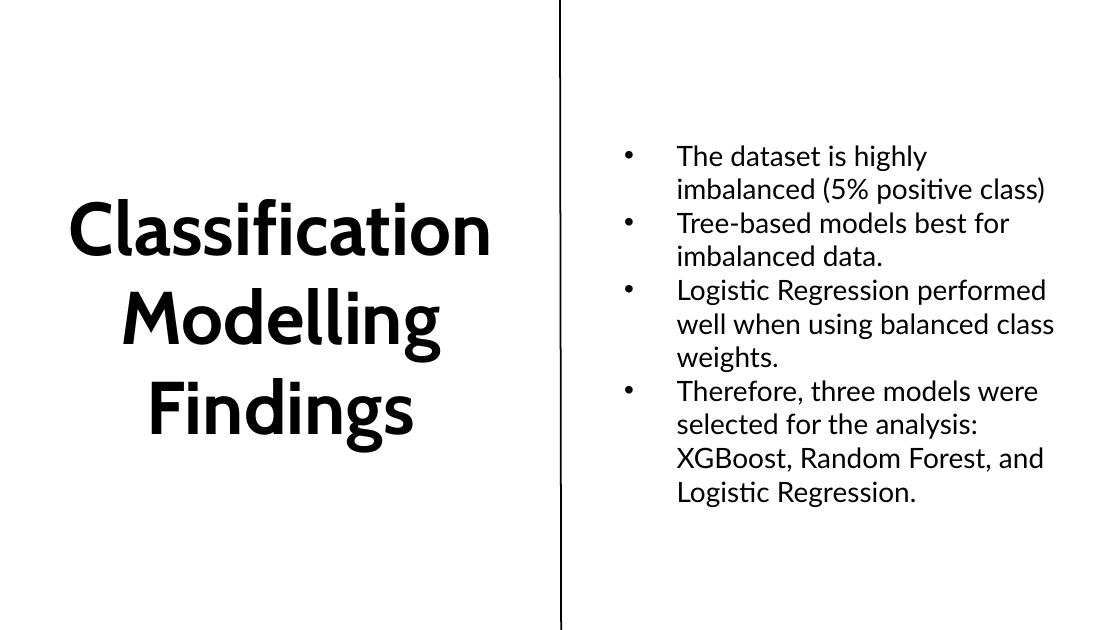
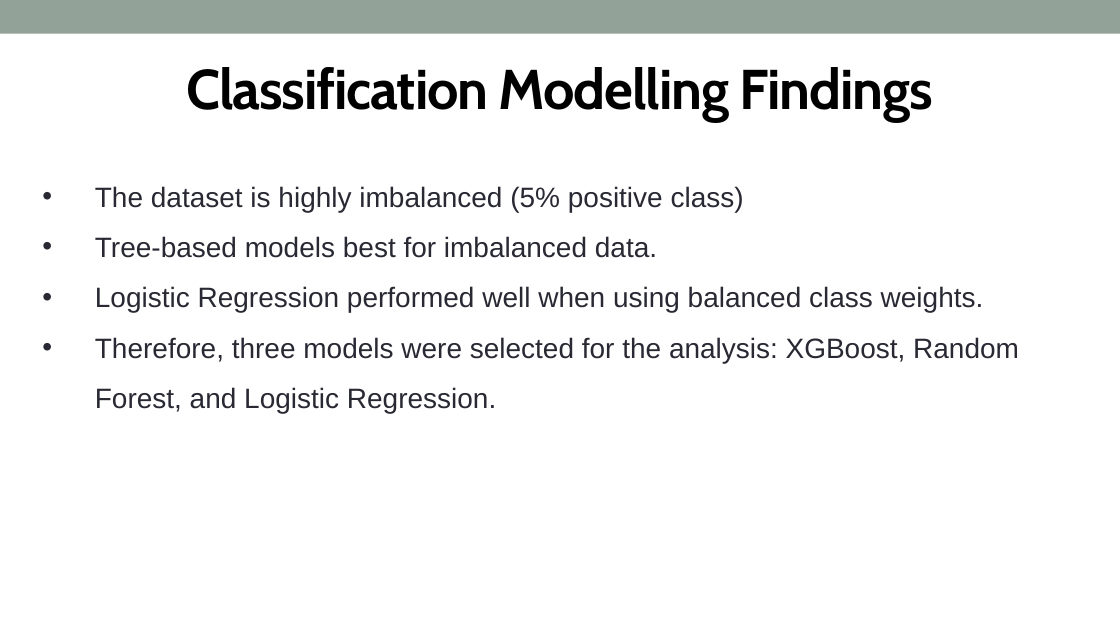
Before and after one commit to adnt01/stroke_factors_analysis, a slide deck: slide 9 of report_and_presentation/Cohort8_DS3_Presentation.pptx. Drawn at 1120x630 pixels with LibreOffice and Linux fonts; fonts in the diff are those of the drawing; background and template pictures are left out. Boxes give left, top, right and bottom in pixels: in the first picture for what was removed or moved away, otherwise in the second. Text is boxed around its words. In the diff, an @@ line names an element or a change of style, - is before the commit and + after.

Commit message:
update presentation format

```diff
--- a/report_and_presentation/Cohort8_DS3_Presentation.pptx
+++ b/report_and_presentation/Cohort8_DS3_Presentation.pptx
@@ rectangle added at bbox=[0, 0, 1120, 34], fill #93A299 @@
@@ line removed from (561, 630) to (560, 0) @@
@@ text "Classification Modelling Findings": place and size @@
-text "Classification Modelling Findings" at bbox=[69, 199, 492, 450]
+text "Classification Modelling Findings" at bbox=[186, 67, 933, 121]
@@ text "Classification Modelling Findings" at bbox=[186, 67, 933, 121]: size 64 to 48 pt, letter spacing 0 to -1 pt @@
@@ text "The dataset is highly imbalanced ...": place and size @@
-text "The dataset is highly imbalanced ..." at bbox=[677, 145, 1055, 507]
+text "The dataset is highly imbalanced ..." at bbox=[95, 186, 1019, 413]
@@ text "The dataset is highly imbalanced ..." at bbox=[95, 186, 1019, 413]: font Lato to Arial, text colour #000000 to #292934; line spacing 1 to 1.5 @@
```
Also in this commit, not shown: 19 other slides changed, 1 slide added, 1 slide removed.
